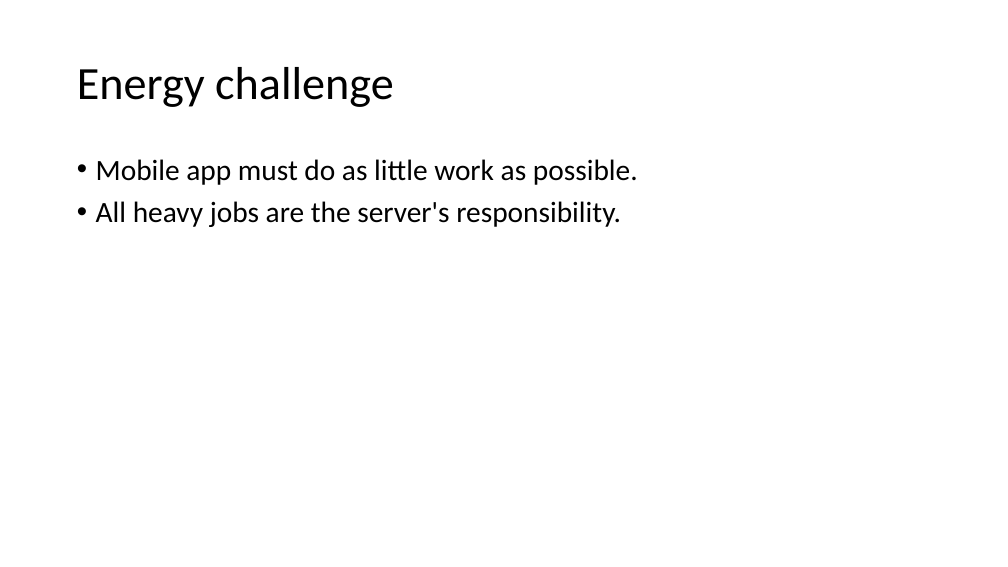
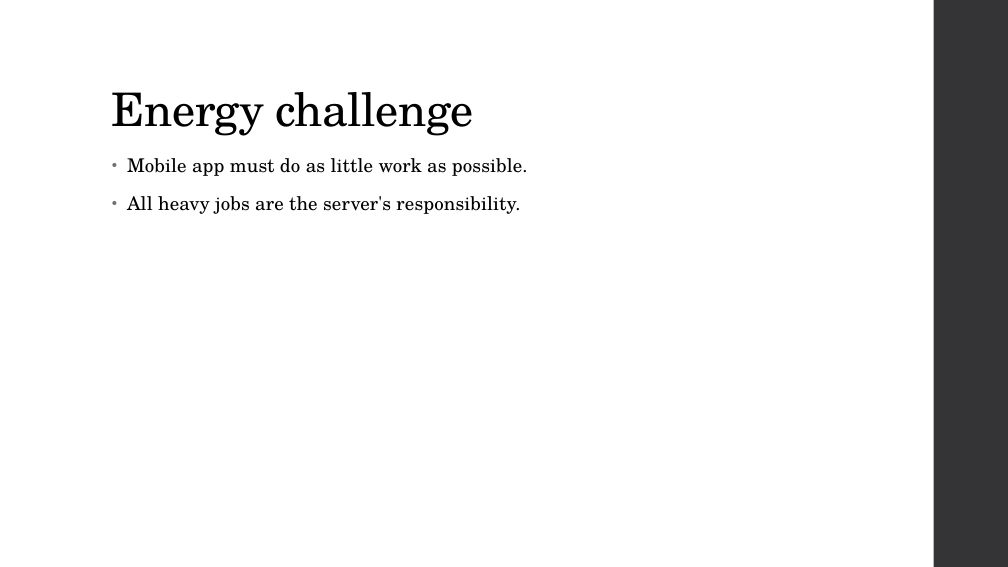
Before and after one commit to DmitryMI/EamaProject, a slide deck: slide 13 of Documentation/App idea.pptx (slide 8 before the commit). Drawn at 1008x567 pixels with LibreOffice and Linux fonts; fonts in the diff are those of the drawing. Boxes give left, top, right and bottom in pixels: in the first picture for what was removed or moved away, otherwise in the second. Text is boxed around its words. In the diff, an @@ line names an element or a change of style, - is before the commit and + after.

```diff
--- a/Documentation/App idea.pptx
+++ b/Documentation/App idea.pptx
@@ rectangle added at box(934, 0, 1008, 567), fill #353537 @@
@@ title "Energy challenge": place and size @@
-title "Energy challenge" at box(77, 67, 394, 107)
+title "Energy challenge" at box(112, 92, 474, 136)
@@ title "Energy challenge" at box(112, 92, 474, 136): font Calibri to TeX Gyre Schola, letter spacing 0 to -0.5 pt; vertical alignment middle to bottom @@
@@ text "Mobile app must do as ...": place and size @@
-text "Mobile app must do as ..." at box(96, 159, 638, 227)
+text "Mobile app must do as ..." at box(127, 158, 528, 214)
@@ text "Mobile app must do as ..." at box(127, 158, 528, 214): size 28 to 18 pt, font Calibri to TeX Gyre Schola, letter spacing 0 to 0.1 pt; indent changed; line spacing 0.9 to 0.95; more space between paragraphs @@
```
Also in this commit, not shown: 10 other slides changed, 4 slides added, 1 slide removed, 3 other files.
